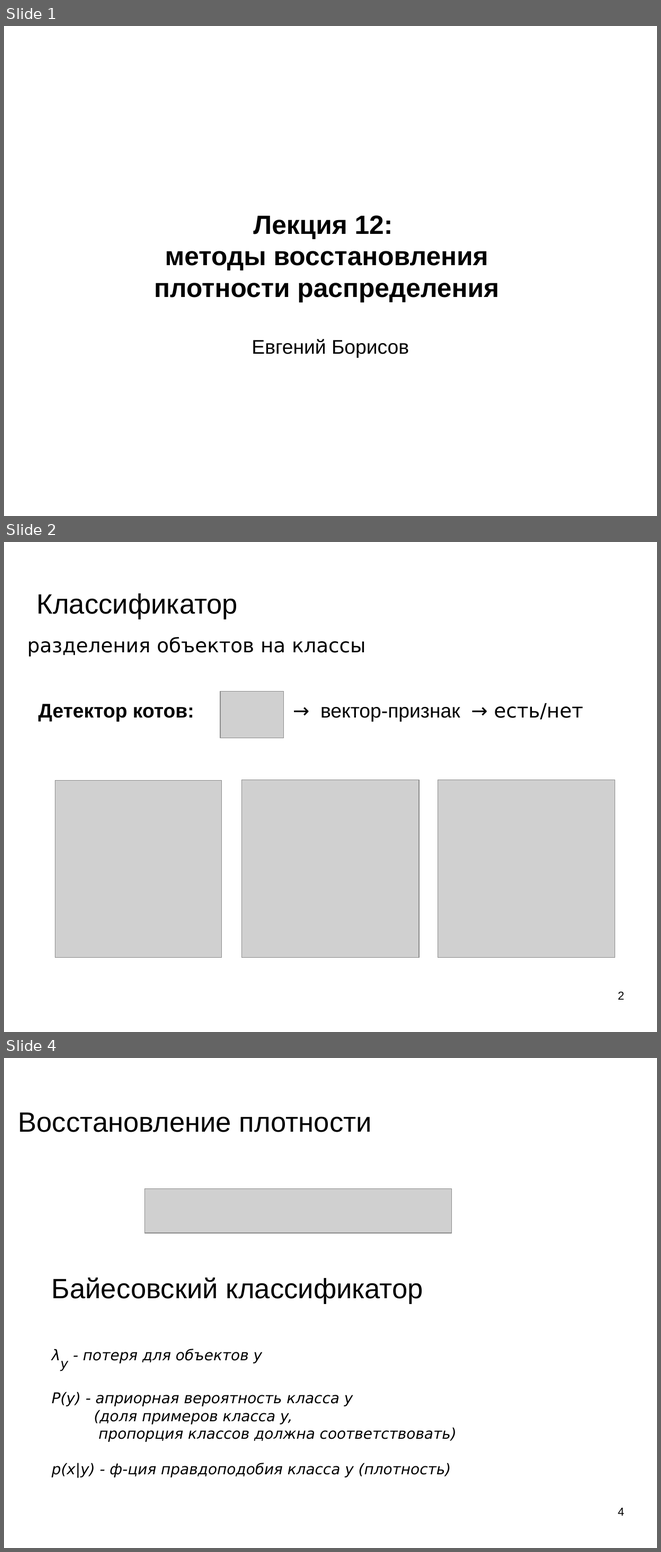
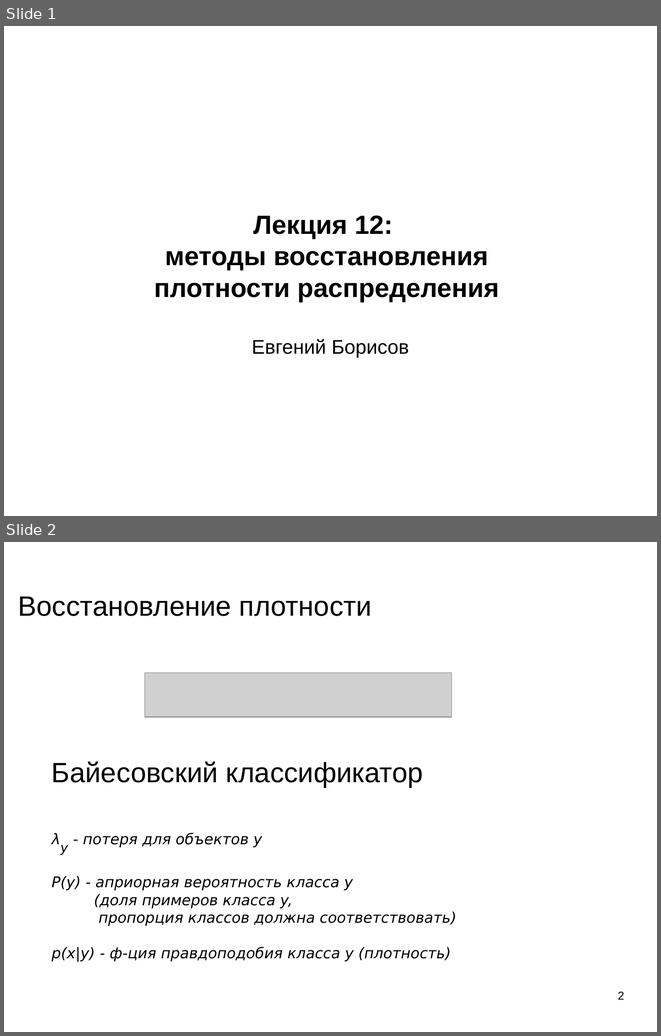
Before and after one commit to mechanoid5/ml_lectorium_legacy, a slide deck: 12-em.odp. Shown one above the other, each under a label of ours: slides 1, 2 and 4 before the commit, slides 1 and 2 after it; the slides between them are not shown. The pictures are 661x1552 and 661x1036 pixels, drawn with LibreOffice and Linux fonts; fonts in the diff are those of the drawing; grey boxes stand for pictures; background and template pictures are left out. Boxes give left, top, right and bottom in pixels: in the first picture for what was removed or moved away, otherwise in the second. Text is boxed around its words. In the diff, an @@ line names an element or a change of style, - is before the commit and + after.

```diff
--- a/12-em.odp
+++ b/12-em.odp
@@ slide 2 removed at (4, 542, 657, 1032), background picture (left out) @@
@@ title removed at (37, 593, 238, 619) @@
-Классификатор
@@ text removed at (27, 637, 365, 656) @@
-разделения объектов на классы
@@ picture removed at (220, 691, 284, 738) @@
@@ text removed at (38, 703, 583, 722) @@
-Детектор котов: → вектор-признак → есть/нет
@@ picture removed at (55, 780, 222, 958) @@
@@ picture removed at (242, 780, 420, 958) @@
@@ picture removed at (438, 780, 615, 958) @@
@@ page number removed at (618, 991, 624, 999) @@
-2
@@ what was slide 4 is now slide 2 @@
@@ page number at (618, 991, 624, 999): text changed @@
-4
+2
```
Also in this commit, not shown: 1 slide changed, 1 other slide removed.
